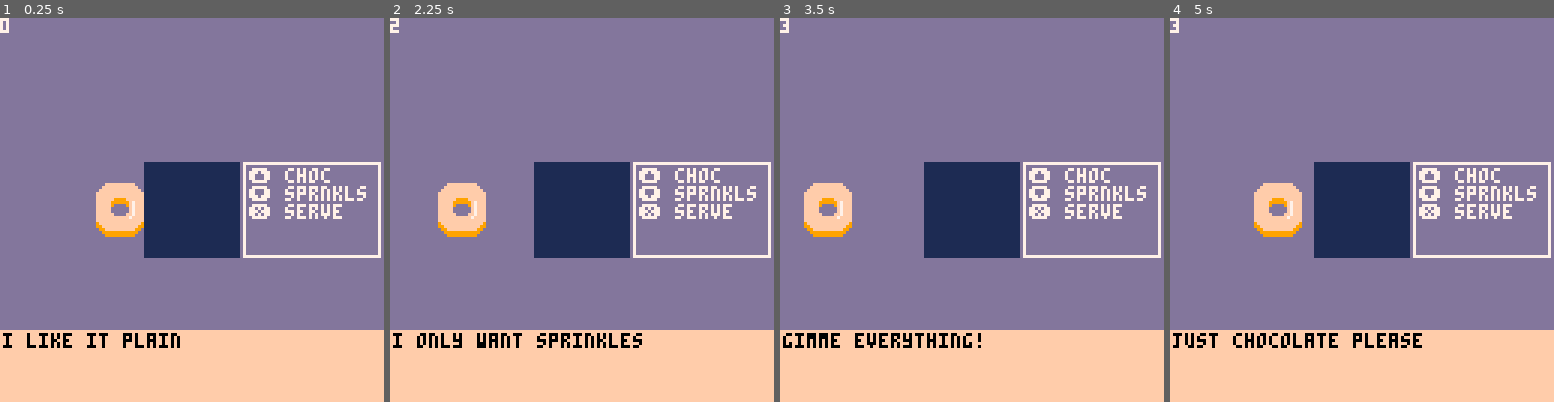
Above: before the commit, frames 1-4 (left to right).
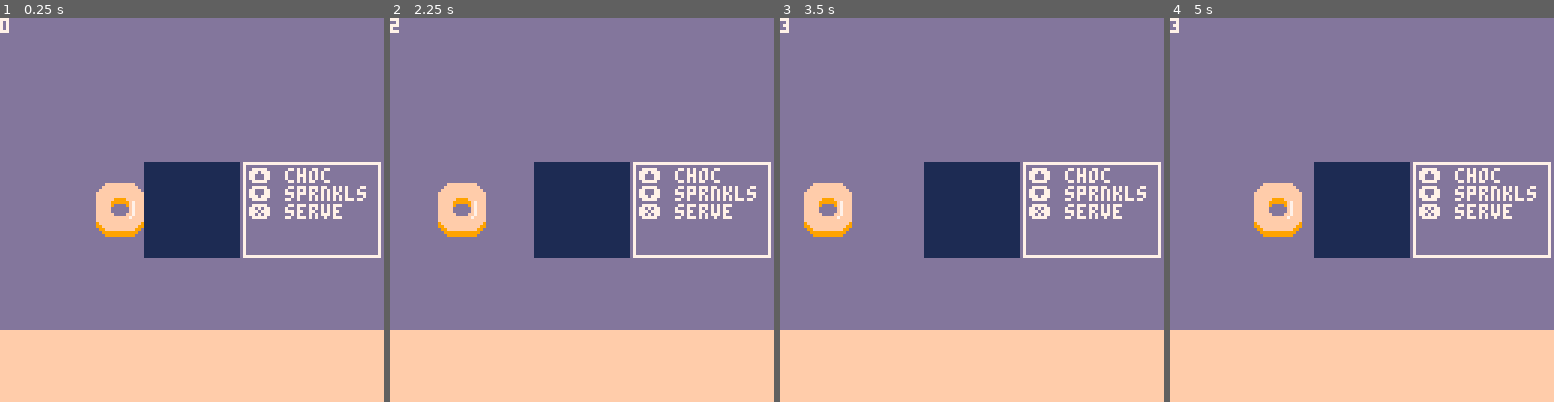
Above: after the commit, the same moments.

Repository: shen-sat/cook
Game: PICO-8 cartridge cook.p8
Two runs of this game, one before a commit and one after it. Both use one fixed random seed, a clock stepped at 60 frames per second and the inputs below.
Inputs:
- Up to frame 1 (0.25 s): no input
- Up to frame 2 (2.25 s): tap X (X key) at 1.07, 2.07 s
- Up to frame 3 (3.5 s): tap X (X key) every 0.33 s from 2.4 to 3.4 s; hold Down 2.42-2.82 s
- Up to frame 4 (5 s): hold Up 3.58-4.08 s; tap X (X key) every 0.33 s from 3.73 to 4.73 s; hold Down from 4.58 s (still down)

The runs differ from the first frame. In frame 1, 0.7% of the frame differs, in the area x 0-47%, y 82-86%; in frame 2, 1.1%, in the area x 0-66%, y 82-86%; in frame 3, 0.9%; in frame 4, 1.1%.

Commit message:
Only print order when food is staged and make sprinkles look better

Diff:
--- a/cook.p8
+++ b/cook.p8
@@ -53,7 +53,7 @@
   -- line(63,63,63,127,0)
   rectfill(0,104,127,127,15) --order text
   food:draw()
-  print(food.order.order_text,1,105,0) --order text
+  if food.is_staged then print(food.order.order_text,1,105,0) end--order text
   instructions:draw()
 end
 
@@ -112,6 +112,9 @@
       spr(0,self.x,self.y,1,3)
       spr(0,self.x + (self.width/2),self.y,1,3,true,false)
       if self.attrs.sprinkles then
+        rect(64,67,65,68,11)
+        rect(57,60,58,61,11)
+        rect(65,58,66,59,14)
         pset(59,59,11)
         pset(63,56,14)
         pset(70,64,11)
